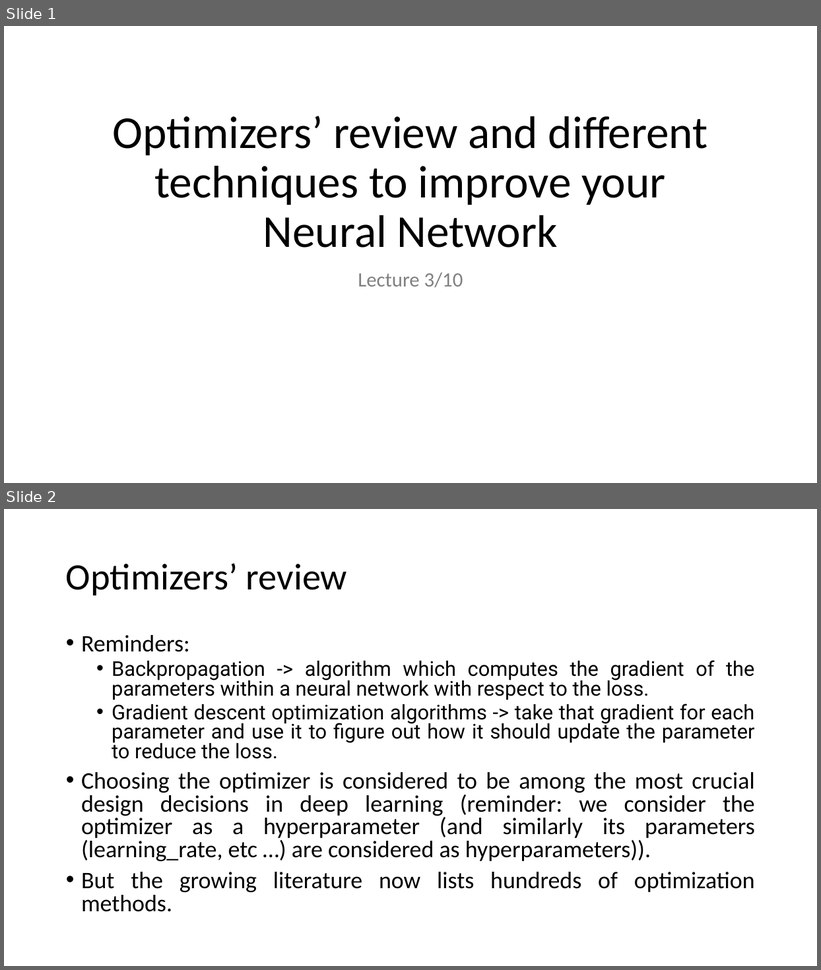
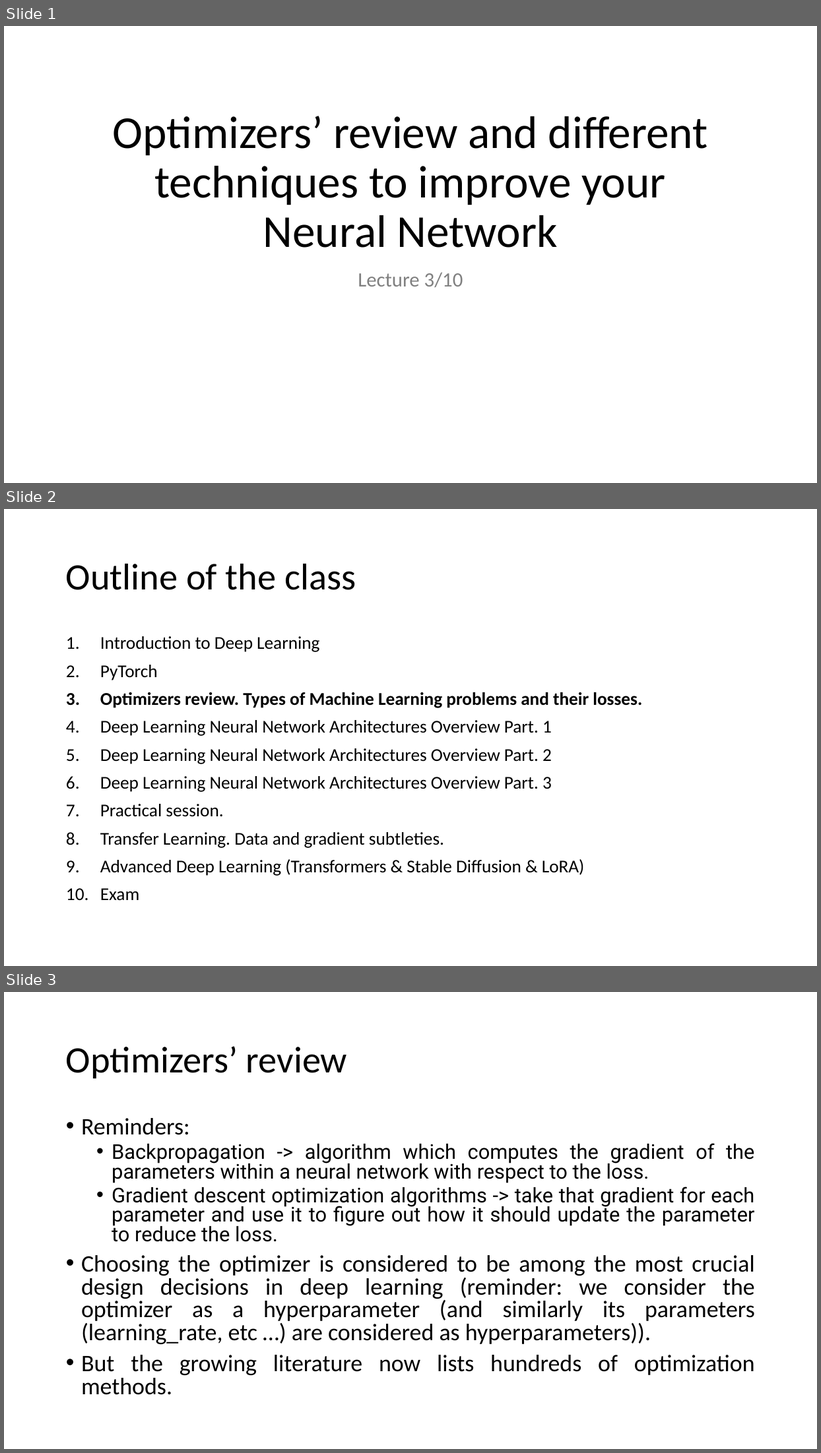
Before and after one commit to MICS-Lab/DeepLearningCourse2025, a slide deck: Slides/Slides_3.pptx. Shown one above the other, each under a label of ours: slides 1 and 2 before the commit, slides 1, 2 and 3 after it. The pictures are 821x970 and 821x1453 pixels, drawn with LibreOffice and Linux fonts; fonts in the diff are those of the drawing. Boxes give left, top, right and bottom in pixels: in the first picture for what was removed or moved away, otherwise in the second. Text is boxed around its words. In the diff, an @@ line names an element or a change of style, - is before the commit and + after.

```diff
--- a/Slides/Slides_3.pptx
+++ b/Slides/Slides_3.pptx
@@ slide 2 added at box(4, 509, 817, 966), background #FFFFFF @@
@@ title added at box(66, 563, 356, 590), 44 pt, text #000000 @@
+Outline of the class
@@ text added at box(100, 636, 642, 900), 21.3 pt, text #000000 @@
+1. Introduction to Deep Learning
+2. PyTorch
+3. Optimizers review. Types of Machine Learning problems and their losses.
+4. Deep Learning Neural Network Architectures Overview Part. 1
+5. Deep Learning Neural Network Architectures Overview Part. 2
+6. Deep Learning Neural Network Architectures Overview Part. 3
+7. Practical session.
+8. Transfer Learning. Data and gradient subtleties.
+9. Advanced Deep Learning (Transformers & Stable Diffusion & LoRA)
+10. Exam
@@ what was slide 2 is now slide 3 @@
```
Also in this commit, not shown: 1 other file.
